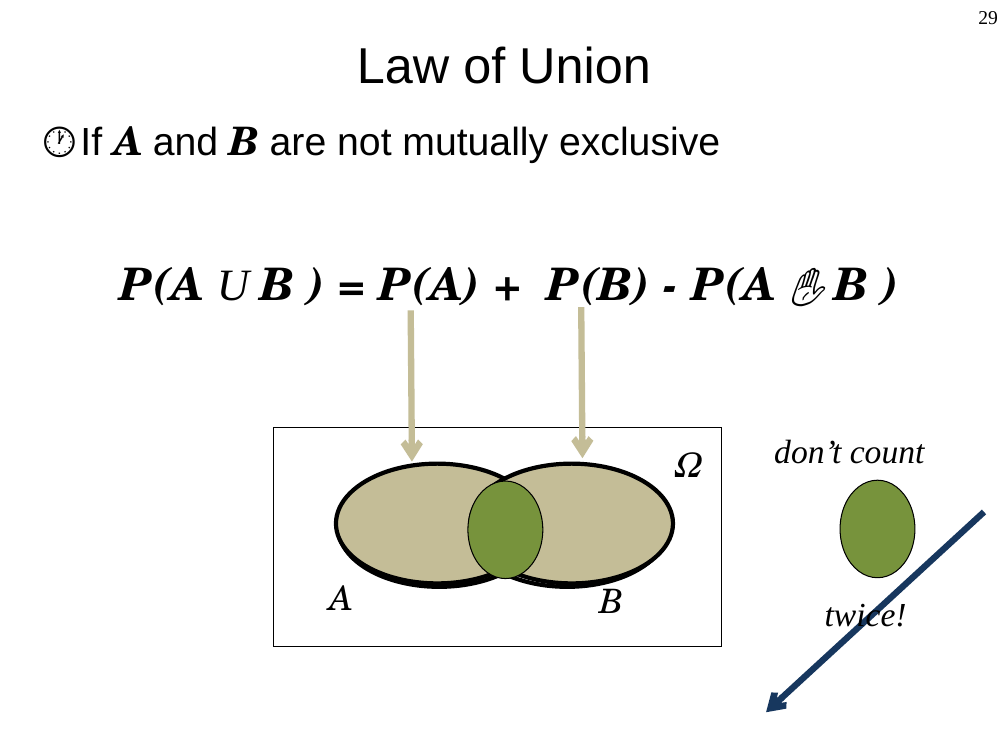
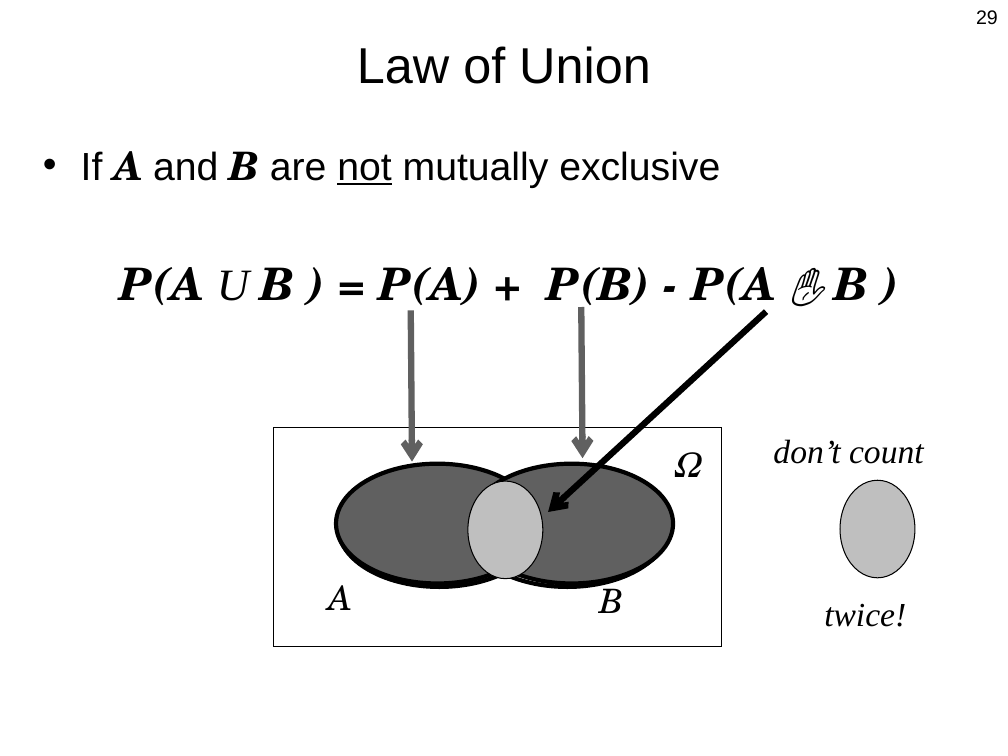
Before and after one commit to Berkeley-ME233/Berkeley-ME233.github.io, a slide deck: slide 29 of static/ME233_Sp16_L2_Probability_Intro.pptx. Drawn at 1008x756 pixels with LibreOffice and Linux fonts; fonts in the diff are those of the drawing. Boxes give left, top, right and bottom in pixels: in the first picture for what was removed or moved away, otherwise in the second. Text is boxed around its words. In the diff, an @@ line names an element or a change of style, - is before the commit and + after.

```diff
--- a/static/ME233_Sp16_L2_Probability_Intro.pptx
+++ b/static/ME233_Sp16_L2_Probability_Intro.pptx
@@ page number at box(976, 10, 998, 25): font Times New Roman to Arial @@
@@ text "If A and B are ..." at box(81, 151, 720, 188): bullet 🕐 to •; more space between paragraphs @@
@@ text "P(A U B ) = ..." at box(119, 267, 869, 316): font Arial to Times New Roman in "✋" @@
@@ arrow added from (410, 310) to (412, 462), #606060 4.5 pt @@
@@ freeform shape removed at box(411, 310, 412, 461) @@
@@ arrow added from (766, 311) to (548, 512), #000000 4.5 pt @@
@@ freeform shape removed at box(581, 307, 582, 458) @@
@@ arrow added from (582, 307) to (583, 459), #606060 4.5 pt @@
@@ rectangle at box(274, 427, 722, 647): outline #000000 0.74 pt to #000000 0.75 pt @@
@@ ellipse at box(336, 464, 538, 584): fill #C4BD97 to #606060 @@
@@ ellipse at box(471, 464, 673, 584): fill #C4BD97 to #606060 @@
@@ ellipse at box(468, 481, 542, 579): fill #77933C to #BFBFBF; outline #000000 0.74 pt to #000000 0.75 pt @@
@@ ellipse at box(840, 480, 914, 578): fill #77933C to #BFBFBF; outline #000000 0.74 pt to #000000 0.75 pt @@
@@ freeform shape removed at box(766, 512, 984, 713) @@
@@ text "twice!" rewrapped from box(825, 600, 907, 633) to box(824, 603, 906, 627) @@
```
Also in this commit, not shown: 62 other slides changed, 2 other files.
